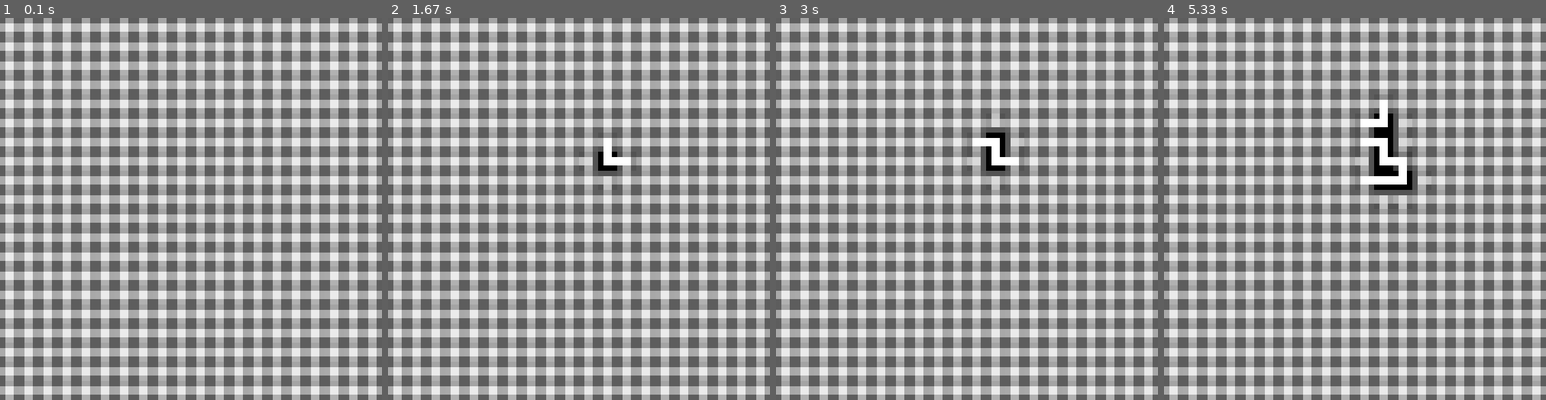
Above: before the commit, frames 1-4 (left to right).
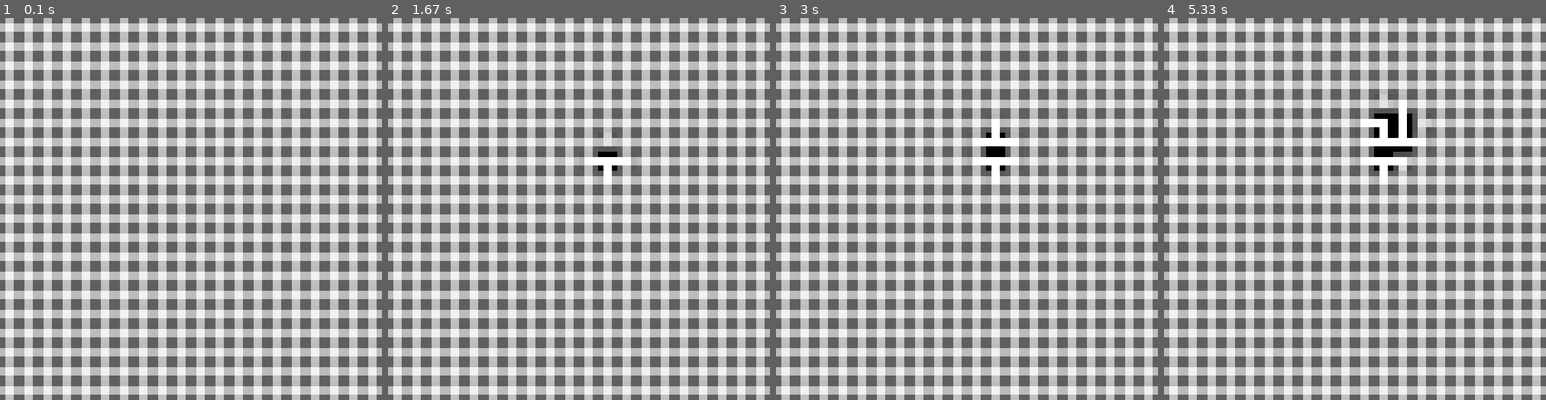
Above: after the commit, the same moments.

Repository: bobbarnes1981/PyGameWaveFunctionCollapse
Game: pygame game, started from wfc/__main__.py
The game is run twice, just before and just after one commit, with the same random seed, the same clock (stepped at 60 frames per second) and the same inputs.
Inputs:
- Up to frame 1 (0.1 s): no input
- Up to frame 2 (1.67 s): no input
- Up to frame 3 (3 s): no input
- Up to frame 4 (5.33 s): tap Enter at 4.83, 5.17 s

The runs differ from the first frame. In frame 1, 12% of the frame differs, in the area x 1-99%, y 0-97%; in frame 2, 13%; in frame 3, 13%; in frame 4, 14%.

Commit message:
add t-junctions

Diff:
--- a/wfc/__main__.py
+++ b/wfc/__main__.py
@@ -29,18 +29,22 @@
         'se',
         'sw',
         'nw',
-        'ne'
+        'ne',
+        'new',
+        'sew',
+        'nes',
+        'nws'
     ]
     # connected tile rules
-    n_list = ['ns','nw','ne','nesw']
-    e_list = ['ew','se','ne','nesw']
-    s_list = ['ns','se','sw','nesw']
-    w_list = ['ew','sw','nw','nesw']
+    n_list = ['ns','nw','ne','nesw','new','nes','nws']
+    e_list = ['ew','se','ne','nesw','new','sew','nes']
+    s_list = ['ns','se','sw','nesw','sew','nes','nws']
+    w_list = ['ew','sw','nw','nesw','new','sew','nws']
     # not connected tile rules
-    n__list = ['none','ew', 'se','sw']
-    e__list = ['none','ns','sw','nw']
-    s__list = ['none','ew','nw','ne']
-    w__list = ['none','ns','se','ne']
+    n__list = ['none','ew','se','sw','sew']
+    e__list = ['none','ns','sw','nw','nws']
+    s__list = ['none','ew','nw','ne','new']
+    w__list = ['none','ns','se','ne','nes']
     tile_rules = {
         'nesw': { 'n': n_list, 'e': e_list, 's': s_list, 'w': w_list },
         'ew': { 'n': n__list, 'e': e_list, 's': s__list, 'w': w_list },
@@ -49,7 +53,11 @@
         'se': { 'n': n_list, 'e': e__list, 's': s__list, 'w': w_list },
         'sw': { 'n': n_list, 'e': e_list, 's': s__list, 'w': w__list },
         'nw': { 'n': n__list, 'e': e_list, 's': s_list, 'w': w__list },
-        'ne': { 'n': n__list, 'e': e__list, 's': s_list, 'w': w_list }
+        'ne': { 'n': n__list, 'e': e__list, 's': s_list, 'w': w_list },
+        'new': { 'n': n__list, 'e': e_list, 's': s_list, 'w': w_list },
+        'sew': { 'n': n_list, 'e': e_list, 's': s__list, 'w': w_list },
+        'nes': { 'n': n_list, 'e': e__list, 's': s_list, 'w': w_list },
+        'nws': { 'n': n_list, 'e': e_list, 's': s_list, 'w': w__list }
     }
     tileset = solver.TileSet(tile_names, tile_rules)
 
Binary file added: wfc/tiles/nes.png
Binary file added: wfc/tiles/new.png
Binary file added: wfc/tiles/nws.png
Binary file added: wfc/tiles/sew.png
